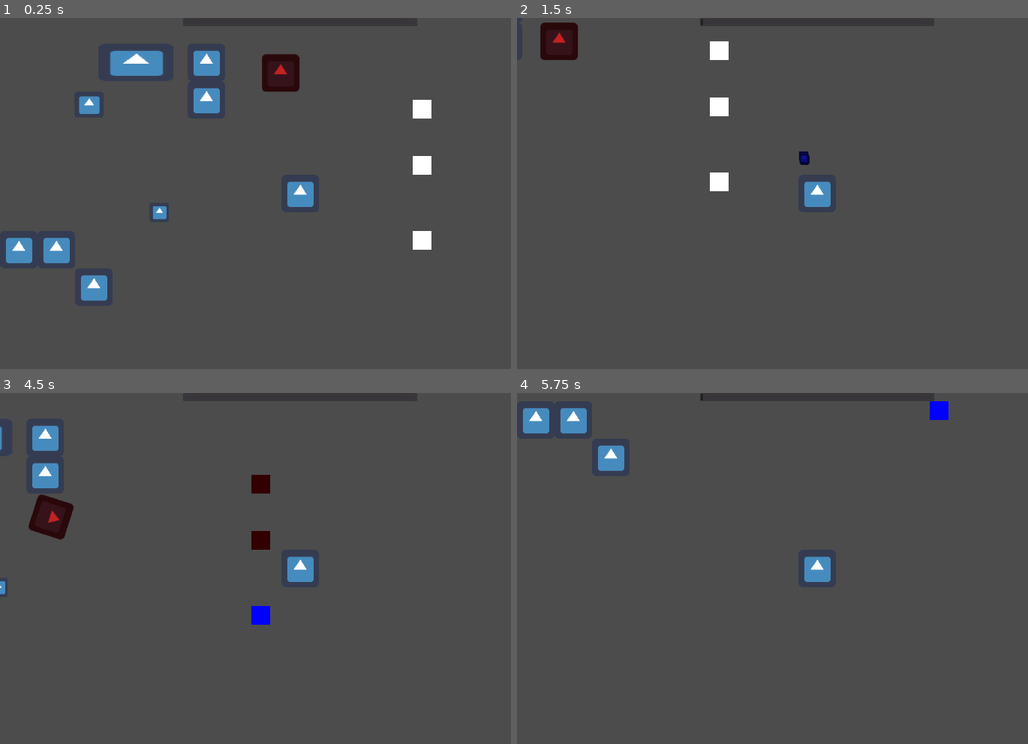
Above: before the commit, frames 1-4 (two rows, left to right).
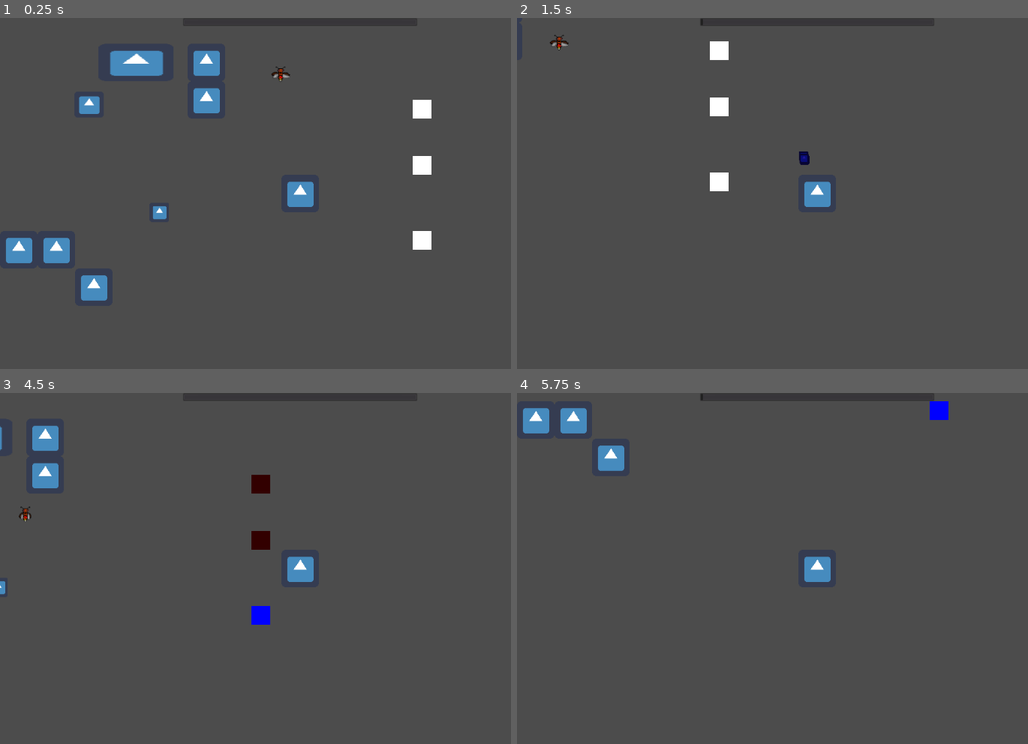
Above: after the commit, the same moments.

Repository: ljweeks/KSU_Fall2022GameJam
Game: Godot game, scene res://test.tscn
The game is run twice, just before and just after one commit, with the same random seed, the same clock (stepped at 60 frames per second) and the same inputs. The engine's default icon, where the game draws it, is replaced by a stand-in: a white triangle on a blue panel in a dark square.
Inputs (mouse positions are in pixels of both pictures, inside the frame that each line leads up to):
- Up to frame 1 (0.25 s): no input
- Up to frame 2 (1.5 s): move the mouse to (951, 175) at 0.52 s; hold D (player_right) 0.53-1.28 s; click (951, 175) at 0.6 s; move the mouse to (695, 211) at 1.27 s; hold S (player_down) from 1.28 s (still down); right-click (695, 211) at 1.35 s
- Up to frame 3 (4.5 s): move the mouse to (357, 491) at 2.02 s; release S (player_down) at 2.03 s; hold D (player_right) 2.03-2.78 s; click (357, 491) at 2.1 s; move the mouse to (270, 638) at 2.77 s; hold W (player_up) 2.78-3.53 s; right-click (270, 638) at 2.85 s; tap Enter at 3.5 s; move the mouse to (480, 621) at 3.52 s; hold A (player_left) from 3.53 s (still down); click (480, 621) at 3.6 s; move the mouse to (117, 515) at 4.27 s; right-click (117, 515) at 4.35 s
- Up to frame 4 (5.75 s): move the mouse to (849, 568) at 5.02 s; release A (player_left) at 5.03 s; hold S (player_down) from 5.03 s (still down); click (849, 568) at 5.1 s

The runs differ from the first frame. In frame 1, 0.8% of the frame differs, in the area x 51-59%, y 10-21%; in frame 2, 0.8%; in frame 3, 0.8%, in the area x 3-15%, y 28-42%; in frame 4, nothing differs.

Commit message:
enemy animation

Diff:
--- a/Enemies/FireFly.tscn
+++ b/Enemies/FireFly.tscn
@@ -1,10 +1,83 @@
-[gd_scene load_steps=4 format=2]
+[gd_scene load_steps=17 format=2]
 
-[ext_resource path="res://icon.png" type="Texture" id=1]
+[ext_resource path="res://Sprites/Firefly-Sheet.png" type="Texture" id=1]
 [ext_resource path="res://Enemies/FireFly.gd" type="Script" id=2]
 
 [sub_resource type="CircleShape2D" id=1]
-radius = 40.0
+radius = 15.0
+
+[sub_resource type="AtlasTexture" id=2]
+flags = 4
+atlas = ExtResource( 1 )
+region = Rect2( 0, 0, 32, 32 )
+
+[sub_resource type="AtlasTexture" id=3]
+flags = 4
+atlas = ExtResource( 1 )
+region = Rect2( 32, 0, 32, 32 )
+
+[sub_resource type="AtlasTexture" id=4]
+flags = 4
+atlas = ExtResource( 1 )
+region = Rect2( 64, 0, 32, 32 )
+
+[sub_resource type="AtlasTexture" id=5]
+flags = 4
+atlas = ExtResource( 1 )
+region = Rect2( 96, 0, 32, 32 )
+
+[sub_resource type="AtlasTexture" id=6]
+flags = 4
+atlas = ExtResource( 1 )
+region = Rect2( 128, 0, 32, 32 )
+
+[sub_resource type="AtlasTexture" id=7]
+flags = 4
+atlas = ExtResource( 1 )
+region = Rect2( 160, 0, 32, 32 )
+
+[sub_resource type="AtlasTexture" id=8]
+flags = 4
+atlas = ExtResource( 1 )
+region = Rect2( 192, 0, 32, 32 )
+
+[sub_resource type="AtlasTexture" id=9]
+flags = 4
+atlas = ExtResource( 1 )
+region = Rect2( 224, 0, 32, 32 )
+
+[sub_resource type="AtlasTexture" id=10]
+flags = 4
+atlas = ExtResource( 1 )
+region = Rect2( 256, 0, 32, 32 )
+
+[sub_resource type="AtlasTexture" id=11]
+flags = 4
+atlas = ExtResource( 1 )
+region = Rect2( 288, 0, 32, 32 )
+
+[sub_resource type="AtlasTexture" id=12]
+flags = 4
+atlas = ExtResource( 1 )
+region = Rect2( 320, 0, 32, 32 )
+
+[sub_resource type="AtlasTexture" id=13]
+flags = 4
+atlas = ExtResource( 1 )
+region = Rect2( 352, 0, 32, 32 )
+
+[sub_resource type="SpriteFrames" id=14]
+animations = [ {
+"frames": [ SubResource( 2 ), SubResource( 3 ), SubResource( 4 ), SubResource( 5 ), SubResource( 6 ), SubResource( 7 ), SubResource( 8 ), SubResource( 9 ), SubResource( 10 ), SubResource( 11 ), SubResource( 12 ), SubResource( 13 ) ],
+"loop": true,
+"name": "FireFlyAnimation",
+"speed": 5.0
+}, {
+"frames": [  ],
+"loop": true,
+"name": "default",
+"speed": 5.0
+} ]
 
 [node name="RigidBody2D" type="RigidBody2D"]
 mass = 50.0
@@ -15,8 +88,10 @@
 [node name="CollisionShape2D" type="CollisionShape2D" parent="."]
 shape = SubResource( 1 )
 
-[node name="Sprite" type="Sprite" parent="."]
-modulate = Color( 0.768627, 0.137255, 0.137255, 1 )
-texture = ExtResource( 1 )
+[node name="animatedSprite" type="AnimatedSprite" parent="."]
+frames = SubResource( 14 )
+animation = "FireFlyAnimation"
+frame = 1
+playing = true
 
 [node name="NavigationAgent2D" type="NavigationAgent2D" parent="."]
Not shown, added: Sprites/Firefly-Sheet.png.import
